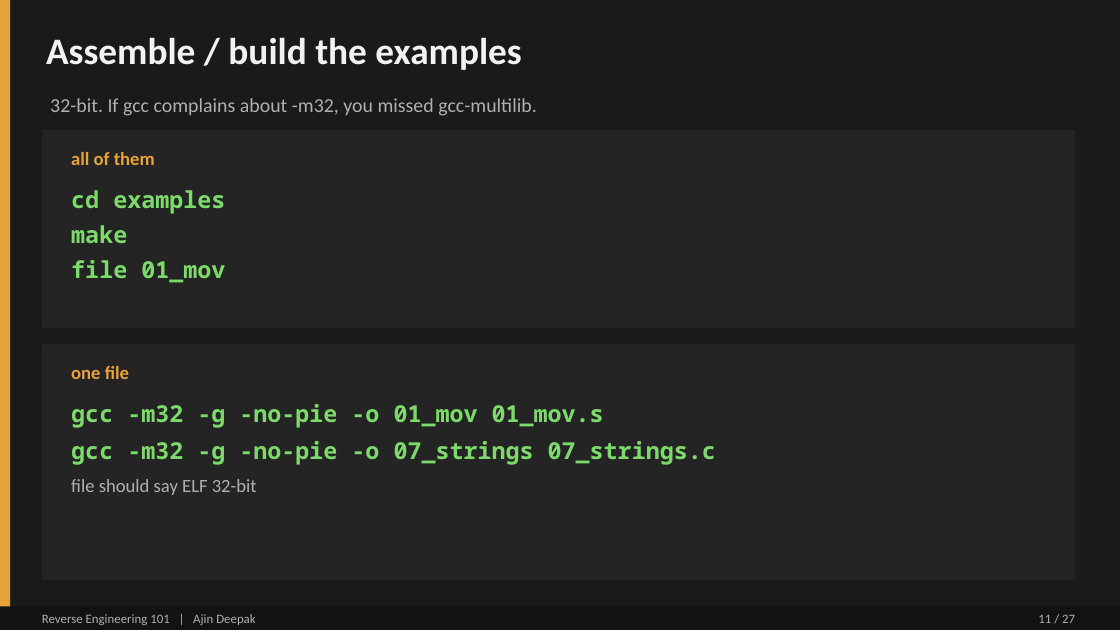
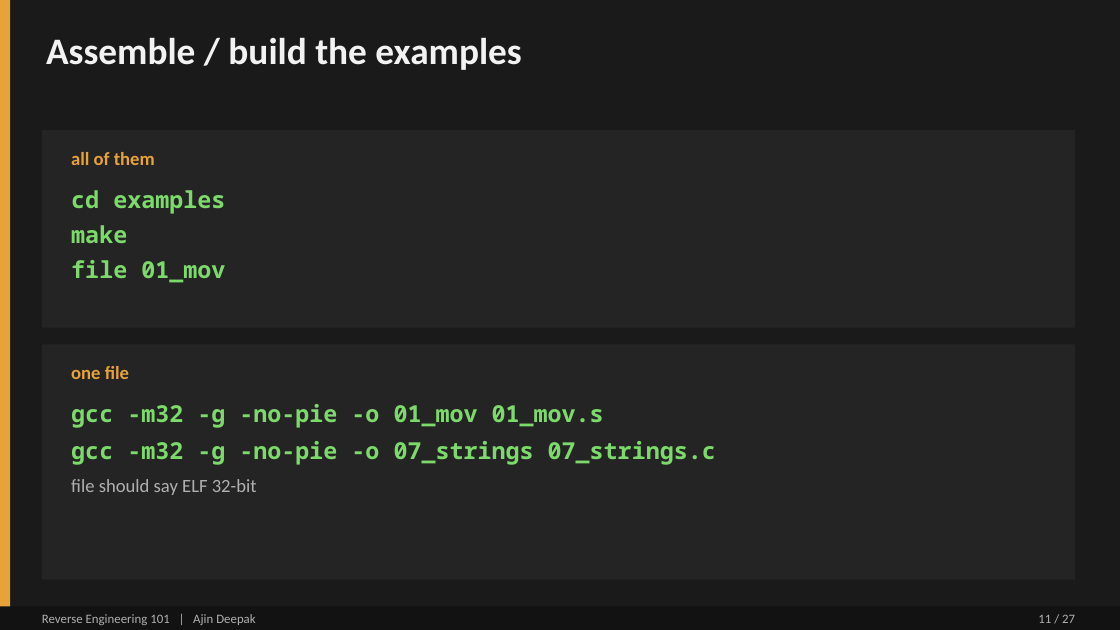
Before and after one commit to DERE-ad2001/reverse-engineering-101, a slide deck: slide 11 of Reverse Engineering 101.pptx. Drawn at 1120x630 pixels with LibreOffice and Linux fonts; fonts in the diff are those of the drawing. Boxes give left, top, right and bottom in pixels: in the first picture for what was removed or moved away, otherwise in the second. Text is boxed around its words. In the diff, an @@ line names an element or a change of style, - is before the commit and + after.

```diff
--- a/Reverse Engineering 101.pptx
+++ b/Reverse Engineering 101.pptx
@@ text removed at (x1=50, y1=98, x2=537, y2=116) @@
-32-bit. If gcc complains about -m32, you missed gcc-multilib.
```
Also in this commit, not shown: 5 other slides changed.
